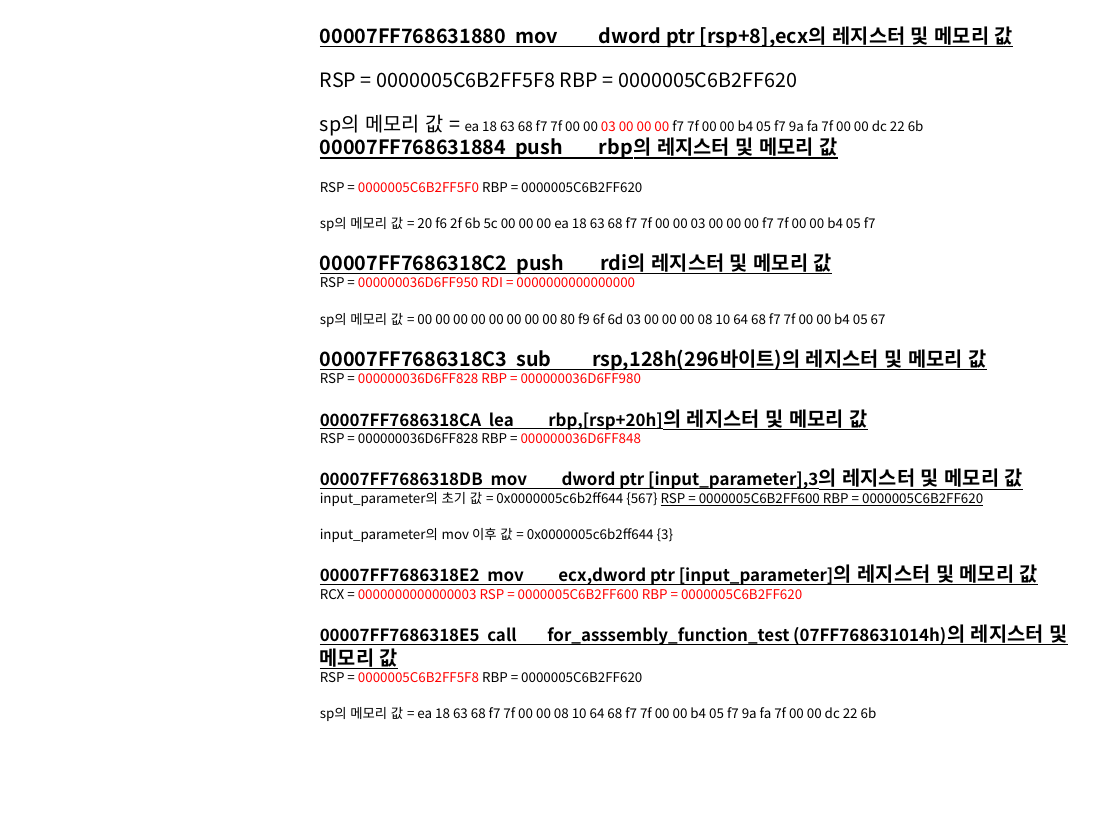
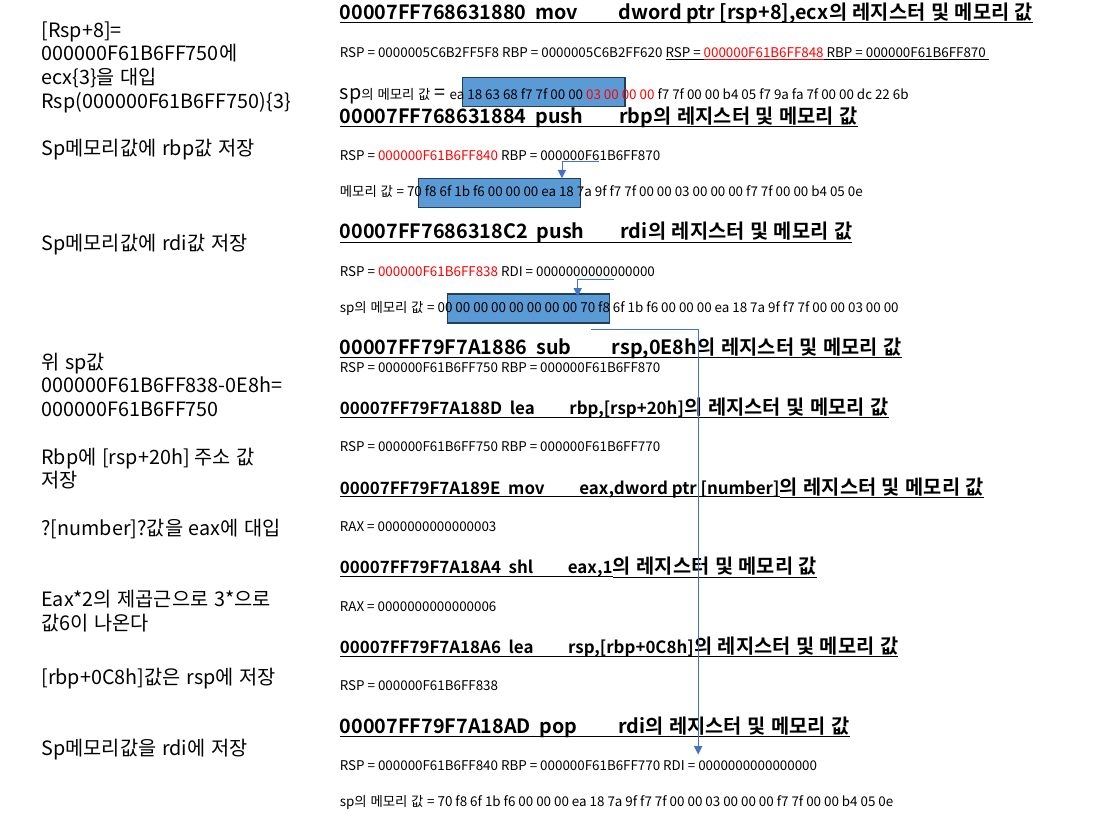
Before and after one commit to EDDI-RobotAcademy/SDC-AI-LectureNotes, a slide deck: slide 6 of c/junghunwoo/homework/1-2/2차 과제.odp (slide 5 before the commit). Drawn at 1120x840 pixels with LibreOffice and Linux fonts; fonts in the diff are those of the drawing. Boxes give left, top, right and bottom in pixels: in the first picture for what was removed or moved away, otherwise in the second. Text is boxed around its words. In the diff, an @@ line names an element or a change of style, - is before the commit and + after.

```diff
--- a/c/junghunwoo/homework/1-2/2차 과제.odp
+++ b/c/junghunwoo/homework/1-2/2차 과제.odp
@@ text added at box(41, 21, 290, 760), 14 pt, text #000000 @@
+[Rsp+8]= 000000F61B6FF750에ecx{3}을 대입
+Rsp(000000F61B6FF750){3}
+Sp메모리값에 rbp값 저장
+Sp메모리값에 rdi값 저장
+위 sp값 000000F61B6FF838-0E8h= 000000F61B6FF750
+Rbp에 [rsp+20h] 주소 값 저장
+?[number]?값을 eax에 대입
+Eax*2의 제곱근으로 3*으로 값6이 나온다
+[rbp+0C8h]값은 rsp에 저장
+Sp메모리값을 rdi에 저장
@@ text "00007FF768631880 mov dword ptr [rsp+8],ecx의 ...": place and size @@
-text "00007FF768631880 mov dword ptr [rsp+8],ecx의 ..." at box(320, 26, 1067, 721)
+text "00007FF768631880 mov dword ptr [rsp+8],ecx의 ..." at box(340, 2, 1033, 809)
@@ text at box(340, 47, 986, 60): text changed; size 14 to 9.5 pt @@
-RSP = 0000005C6B2FF5F8 RBP = 0000005C6B2FF620
+RSP = 0000005C6B2FF5F8 RBP = 0000005C6B2FF620 RSP = 000000F61B6FF848 RBP = 000000F61B6FF870
@@ text at box(340, 85, 909, 243): size 14 to 9.5 pt in "sp의 메모리 값"; more space between paragraphs @@
@@ freeform shape added at box(462, 77, 625, 107), fill #5B9BD5, outline #223F59 0.99 pt @@
@@ text at box(340, 150, 863, 200): text changed @@
-RSP = 0000005C6B2FF5F0 RBP = 0000005C6B2FF620
-sp의 메모리 값 = 20 f6 2f 6b 5c 00 00 00 ea 18 63 68 f7 7f 00 00 03 00 00 00 f7 7f 00 00 b4 05 f7
+RSP = 000000F61B6FF840 RBP = 000000F61B6FF870
+메모리 값 = 70 f8 6f 1b f6 00 00 00 ea 18 7a 9f f7 7f 00 00 03 00 00 00 f7 7f 00 00 b4 05 0e
@@ freeform shape added at box(419, 179, 581, 208), fill #5B9BD5, outline #223F59 0.99 pt @@
@@ elbow arrow added from (599, 161) to (562, 179), #4472C4 0.51 pt @@
@@ text at box(340, 266, 984, 809): text changed @@
-RSP = 000000036D6FF950 RDI = 0000000000000000
-sp의 메모리 값 = 00 00 00 00 00 00 00 00 80 f9 6f 6d 03 00 00 00 08 10 64 68 f7 7f 00 00 b4 05 67
-00007FF7686318C3 sub rsp,128h(296바이트)의 레지스터 및 메모리 값
-RSP = 000000036D6FF828 RBP = 000000036D6FF980
-00007FF7686318CA lea rbp,[rsp+20h]의 레지스터 및 메모리 값
-RSP = 000000036D6FF828 RBP = 000000036D6FF848
-00007FF7686318DB mov dword ptr [input_parameter],3의 레지스터 및 메모리 값
-input_parameter의 초기 값 = 0x0000005c6b2ff644 {567} RSP = 0000005C6B2FF600 RBP = 0000005C6B2FF620
-input_parameter의 mov 이후 값 = 0x0000005c6b2ff644 {3}
-00007FF7686318E2 mov ecx,dword ptr [input_parameter]의 레지스터 및 메모리 값
-RCX = 0000000000000003 RSP = 0000005C6B2FF600 RBP = 0000005C6B2FF620
-00007FF7686318E5 call for_asssembly_function_test (07FF768631014h)의 레지스터 및 메모리 값
-RSP = 0000005C6B2FF5F8 RBP = 0000005C6B2FF620
-sp의 메모리 값 = ea 18 63 68 f7 7f 00 00 08 10 64 68 f7 7f 00 00 b4 05 f7 9a fa 7f 00 00 dc 22 6b
+RSP = 000000F61B6FF838 RDI = 0000000000000000
+sp의 메모리 값 = 00 00 00 00 00 00 00 00 70 f8 6f 1b f6 00 00 00 ea 18 7a 9f f7 7f 00 00 03 00 00
+00007FF79F7A1886 sub rsp,0E8h의 레지스터 및 메모리 값
+RSP = 000000F61B6FF750 RBP = 000000F61B6FF870
+00007FF79F7A188D lea rbp,[rsp+20h]의 레지스터 및 메모리 값
+RSP = 000000F61B6FF750 RBP = 000000F61B6FF770
+00007FF79F7A189E mov eax,dword ptr [number]의 레지스터 및 메모리 값
+RAX = 0000000000000003
+00007FF79F7A18A4 shl eax,1의 레지스터 및 메모리 값
+RAX = 0000000000000006
+00007FF79F7A18A6 lea rsp,[rbp+0C8h]의 레지스터 및 메모리 값
+RSP = 000000F61B6FF838
+00007FF79F7A18AD pop rdi의 레지스터 및 메모리 값
+RSP = 000000F61B6FF840 RBP = 000000F61B6FF770 RDI = 0000000000000000
+sp의 메모리 값 = 70 f8 6f 1b f6 00 00 00 ea 18 7a 9f f7 7f 00 00 03 00 00 00 f7 7f 00 00 b4 05 0e
@@ freeform shape added at box(447, 294, 610, 323), fill #5B9BD5, outline #223F59 0.99 pt @@
@@ elbow arrow added from (615, 279) to (578, 297), #4472C4 0.51 pt @@
@@ elbow arrow added from (592, 329) to (698, 755), #4472C4 0.51 pt @@
```
Also in this commit, not shown: 3 other slides changed, 2 slides added, 1 other file.
